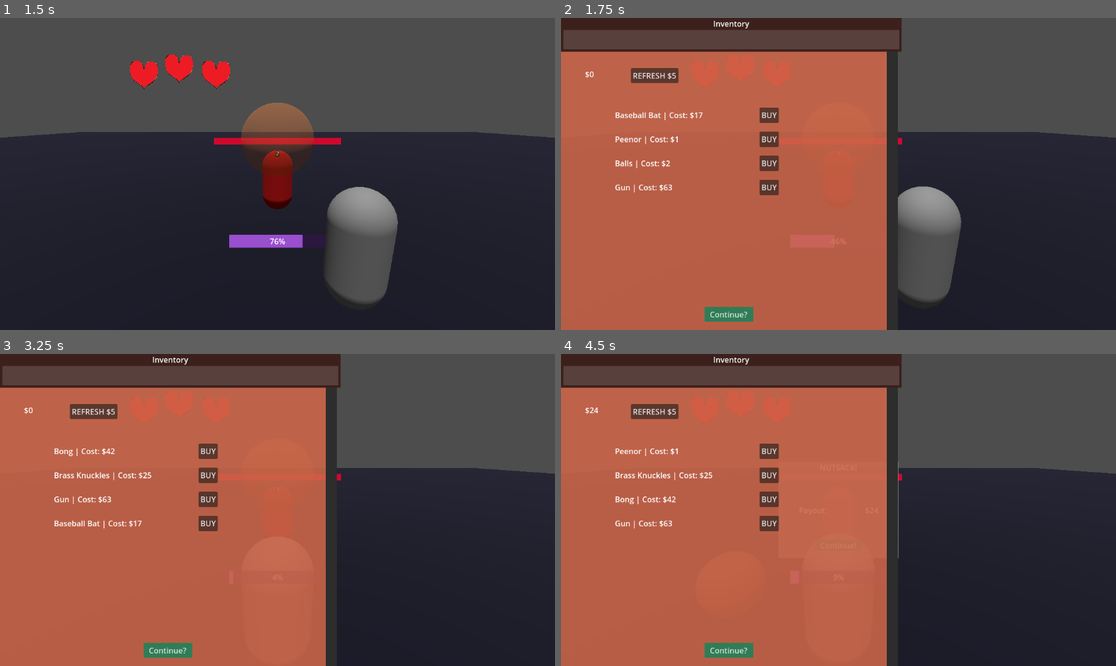
Above: before the commit, frames 1-4 (two rows, left to right).
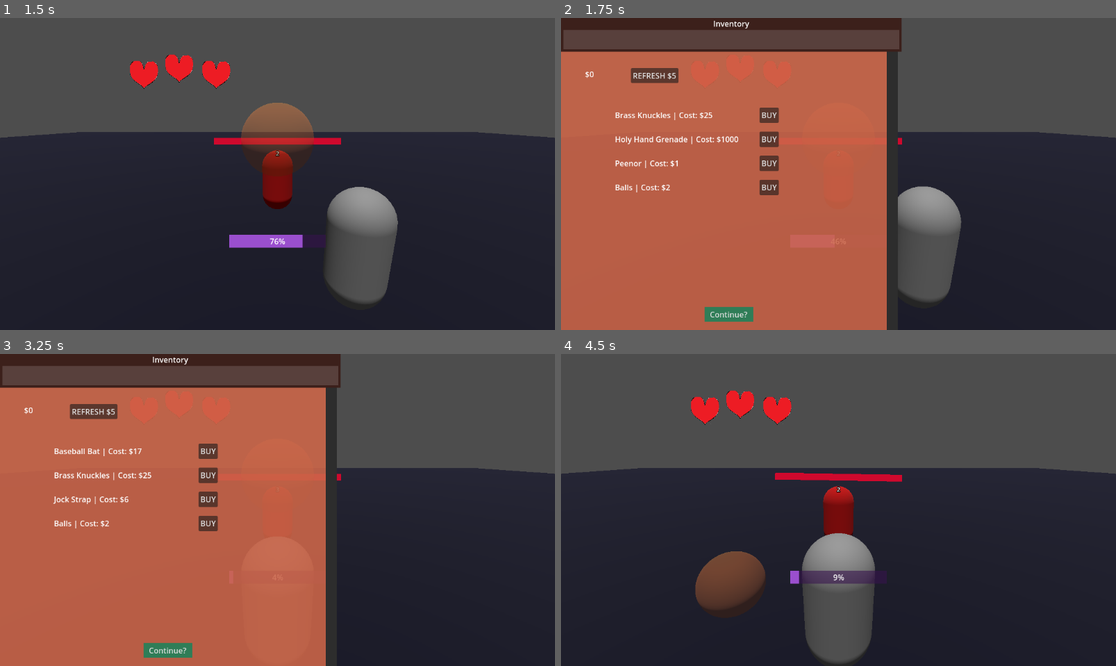
Above: after the commit, the same moments.

Repository: hottpants/punchgame
Game: Godot game, scene res://Scenes/button_menu.tscn
The game is run twice, just before and just after one commit, with the same random seed, the same clock (stepped at 60 frames per second) and the same inputs.
Inputs (mouse positions are in pixels of both pictures, inside the frame that each line leads up to):
- Up to frame 1 (1.5 s): click "Start" at 0.5 s; tap Enter at 1.25 s; move the mouse to (399, 158) at 1.27 s; hold D (dodge_right) from 1.28 s (still down); right-click (399, 158) at 1.35 s
- Up to frame 2 (1.75 s): keep holding D (dodge_right); tap 1 (change_to_shop) at 1.52 s; click (960, 158) at 1.55 s
- Up to frame 3 (3.25 s): release D (dodge_right) at 2 s; click "Continue?" at 2 s; move the mouse to (166, 525) at 2.77 s; hold S (dodge_down) from 2.78 s (still down); click (166, 525) at 2.85 s; tap 1 (change_to_shop) at 3.02 s; right-click (166, 525) at 3.05 s
- Up to frame 4 (4.5 s): release S (dodge_down) at 3.5 s; click "Continue?" at 3.5 s; click (838, 544) at 4.25 s, where only the run before the commit has a clickable "Continue!"

Frame 1 is identical in both runs. In frame 2, 0.7% of the frame differs, in the area x 9-32%, y 30-56%; in frame 3, 0.5%; in frame 4, 56%, in the area x 0-62%, y 0-100%.

Commit message:
Item Functionality 1
Got several items working

Diff:
--- a/Scenes/game.tscn
+++ b/Scenes/game.tscn
@@ -61,7 +61,7 @@
 [node name="Player" type="CharacterBody3D" parent="Node3D"]
 transform = Transform3D(1, 0, 0, 0, 1, 0, 0, 0, 1, 0, 0, -2.6371)
 script = ExtResource("1_ebmjs")
-light_damage = 100.0
+light_damage = 5.0
 heavy_damage = 15.0
 
 [node name="CollisionShape3D" type="CollisionShape3D" parent="Node3D/Player"]
--- a/Scripts/game.gd
+++ b/Scripts/game.gd
@@ -10,9 +10,8 @@
 	stage = new_stage
 
 func reset():
-	print("MASSIVE PEENOR!")
 	$Node3D/Enemy.reset()
-	#$Node3D/Player.reset()
+	$Node3D/Player.reset()
 
 
 # Called every frame. 'delta' is the elapsed time since the previous frame.
--- a/Scripts/player.gd
+++ b/Scripts/player.gd
@@ -17,6 +17,12 @@
 var new_shops
 var cash := 0
 
+var light_multiplier := 1.0
+var heavy_multiplier := 1.0
+var dodge_chance := 0.0
+var heal_on_punch_chance := 0.0
+var fp_drain_reduction := 1.0
+
 var player_inventory : Array
 var inventory_size := 6
 
@@ -24,19 +30,56 @@
 	stam_drain = 2
 	stam_recovery = 0.5
 	stam_CD_min = 25
-	#light_damage = 5
-	#heavy_damage = 15
+	light_damage = 5
+	heavy_damage = 15
 	stam_light_min = 2
 	stam_heavy_min = 35
 	health = 3
 
 	pass
+
+func reset():
+	check_items()
 
 func _increment_stage():
 	var new_shop = shop_scene.instantiate()
 	$"../".add_child(new_shop)
 	#new_shop.set_position(Vector2(100,100))
 	stage += 1
+
+func check_items():
+	light_multiplier = 1
+	heavy_multiplier = 1
+	dodge_chance = 0.0
+	heal_on_punch_chance = 0.0
+	fp_drain_reduction = 1.0
+
+	for item in player_inventory:
+		match item["id"]:
+			0:
+				dodge_chance += 0.05
+			1:
+				heal_on_punch_chance += 0.05
+			2:
+				light_multiplier += 0.25
+				heavy_multiplier += 0.25
+			3:
+				fp_drain_reduction -= 0.15
+			4:
+				pass
+			5:
+				heavy_multiplier += 4
+				light_multiplier += 4
+			6:
+				heavy_multiplier += 2
+			7:
+				pass
+			8:
+				light_multiplier += float(cash)/100
+				heavy_multiplier += float(cash)/100
+			_:
+				return
+
 
 func set_inventory(new_inventory : Array):
 	player_inventory = new_inventory
@@ -103,12 +146,16 @@
 
 
 	if Input.is_action_just_pressed("attack_light") and rotate_status == 0 and $FocusMeter.get_value() > stam_light_min:
-		$FocusMeter.set_value($FocusMeter.get_value() - 10 * stam_light_min)
-		get_parent().get_node("Enemy")._damage_enemy(light_damage)
+		$FocusMeter.set_value($FocusMeter.get_value() - 10 * stam_light_min * fp_drain_reduction)
+		get_parent().get_node("Enemy")._damage_enemy(light_damage * light_multiplier)
+		var rand = randf_range(0.0, 1.0)
+		if heal_on_punch_chance > rand and health != 3:
+			health += 1
+			print("HEALED!")
 
 	if Input.is_action_just_pressed("attack_heavy") and rotate_status == 0 and $FocusMeter.get_value() > stam_heavy_min:
-		$FocusMeter.set_value($FocusMeter.get_value() - stam_heavy_min)
-		get_parent().get_node("Enemy")._damage_enemy(heavy_damage)
+		$FocusMeter.set_value($FocusMeter.get_value() - stam_heavy_min * fp_drain_reduction)
+		get_parent().get_node("Enemy")._damage_enemy(heavy_damage * heavy_multiplier)
 
 	if Input.is_action_just_pressed("change_to_shop"):
 		var new_shop = shop_scene.instantiate()
@@ -124,18 +171,24 @@
 		0:
 			$Heart1.self_modulate.a = 0.1
 		1:
+			$Heart1.self_modulate.a = 1.0
 			$Heart2.self_modulate.a = 0.1
 		2:
+			$Heart1.self_modulate.a = 1.0
+			$Heart2.self_modulate.a = 1.0
 			$Heart3.self_modulate.a = 0.1
 		3:
-			pass
+			$Heart1.self_modulate.a = 1.0
+			$Heart2.self_modulate.a = 1.0
+			$Heart3.self_modulate.a = 1.0
+
 	match rotate_status:
 		0:
 			$FocusMeter.set_value($FocusMeter.get_value() + stam_recovery)
 		1:
 			#print(str(rotate_status) +":"+ str(rad_to_deg(rotation.y)))
 			rotation.y = lerp_angle(rotation.y, deg_to_rad(-30), speed * delta)
-			$FocusMeter.set_value($FocusMeter.get_value() - stam_drain)
+			$FocusMeter.set_value($FocusMeter.get_value() - stam_drain * fp_drain_reduction)
 		2:
 			#print(str(rotate_status) +":"+ str(rad_to_deg(rotation.y)))
 			rotation.y = lerp_angle(rotation.y, deg_to_rad(0), speed * delta)
@@ -143,11 +196,11 @@
 		3:
 			#print(str(rotate_status) +":"+ str(rad_to_deg(rotation.y)))
 			rotation.y = lerp_angle(rotation.y, deg_to_rad(30), speed * delta)
-			$FocusMeter.set_value($FocusMeter.get_value() - stam_drain)
+			$FocusMeter.set_value($FocusMeter.get_value() - stam_drain * fp_drain_reduction)
 		4:
 			#print(str(rotate_status) +":"+ str(rad_to_deg(rotation.y)))
 			rotation.x = lerp_angle(rotation.x, deg_to_rad(15), speed * delta)
-			$FocusMeter.set_value($FocusMeter.get_value() - stam_drain)
+			$FocusMeter.set_value($FocusMeter.get_value() - stam_drain * fp_drain_reduction)
 		5:
 			#print(str(rotate_status) +":"+ str(rad_to_deg(rotation.x)))
 			rotation.x = lerp_angle(rotation.x, deg_to_rad(0), speed * delta)
@@ -161,4 +214,8 @@
 		rotate_status = 0
 
 func _lose_health(amount: int):
-	health -= amount
+	var rand = randf_range(0.0, 1.0)
+	if dodge_chance > rand:
+		print("DODGED!")
+	else:
+		health -= amount
--- a/Scripts/shop.gd
+++ b/Scripts/shop.gd
@@ -27,19 +27,18 @@
 	var holyhandgrenade_item = {"Name": "Holy Hand Grenade", "Cost": 1000, "Chance": 4, "Description": "Go away baldy!", "id": 5}
 	var gun_item = {"Name": "Gun", "Cost": 63, "Chance": 3, "Description": "Parry this!", "id": 6}
 	var baseballbat_item = {"Name": "Baseball Bat", "Cost": 17, "Chance": 3, "Description": "Guh!", "id": 7}
+	var tophat_item = {"Name": "Top Hat", "Cost": 60, "Chance": 3, "Description": "For capitalist pigs", "id": 8}
 
 	# Array of dictionaries to keep them all in one spot
 
-	items = [balls_item, peenor_item, brassknuckles_item, jockstrap_item, bong_item, holyhandgrenade_item, gun_item, baseballbat_item]
+	items = [balls_item, peenor_item, brassknuckles_item, jockstrap_item, bong_item, holyhandgrenade_item, gun_item, baseballbat_item, tophat_item]
 	# Creates an array of all of the items currently in the shop
 	inventory_scene = load("res://Scenes/Inventory.tscn").instantiate()
 	$ColorRect.add_child(inventory_scene)
 	inventory_scene.set_inventory(player.get_inventory())
 
 	inventory = player.get_inventory()
-	for i in inventory:
-		print(i["Name"])
-		inventory_names.append(i["Name"])
+	for i in inventory: inventory_names.append(i["Name"])
 	num_shop_items = min(num_shop_items, (items.size() - inventory_names.size()))
 	exclude_items = []
 	shop_items_arr = _create_shop()
@@ -55,11 +54,11 @@
 	if((cash - cost) >= 0):
 
 		cash -= cost
-
 		inventory_scene.add_item(item)
 		inventory.append(item)
 		inventory_names.append(item["Name"])
 		shop_items_arr[shop_id]._buy_object()
+		num_shop_items = min(num_shop_items, (items.size() - inventory_names.size()))
 		# Adds the item to your inventory
 
 	else:
@@ -75,8 +74,6 @@
 	var picked = false # The boolean which is set to true when an item is picked
 
 	while !picked: # Continue to roll for an item until one is picked
-		for i in exclude_items:
-			print("Exluded Item: " + i)
 		index = randi_range(0,items.size()-1)
 		var item = items[index]
 
